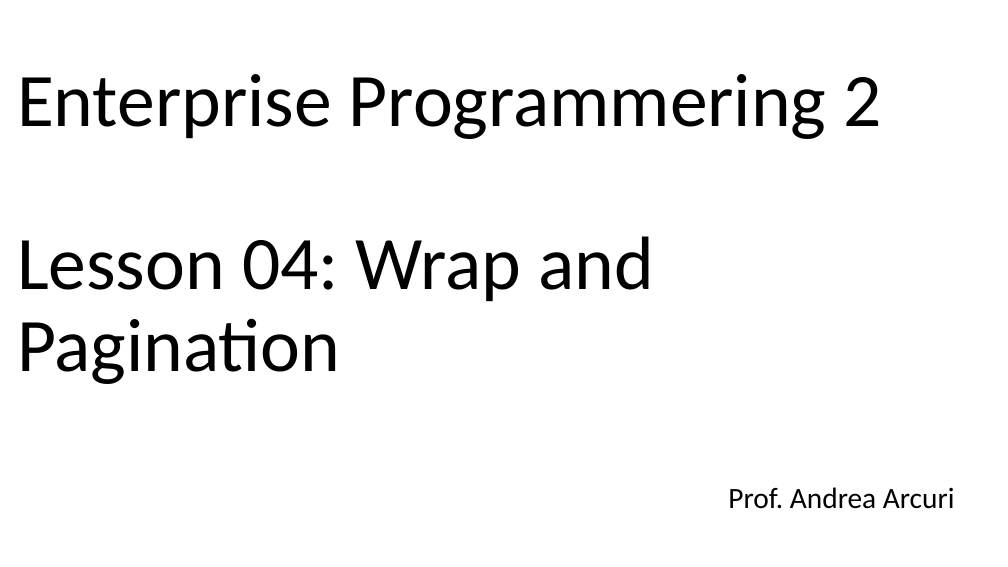
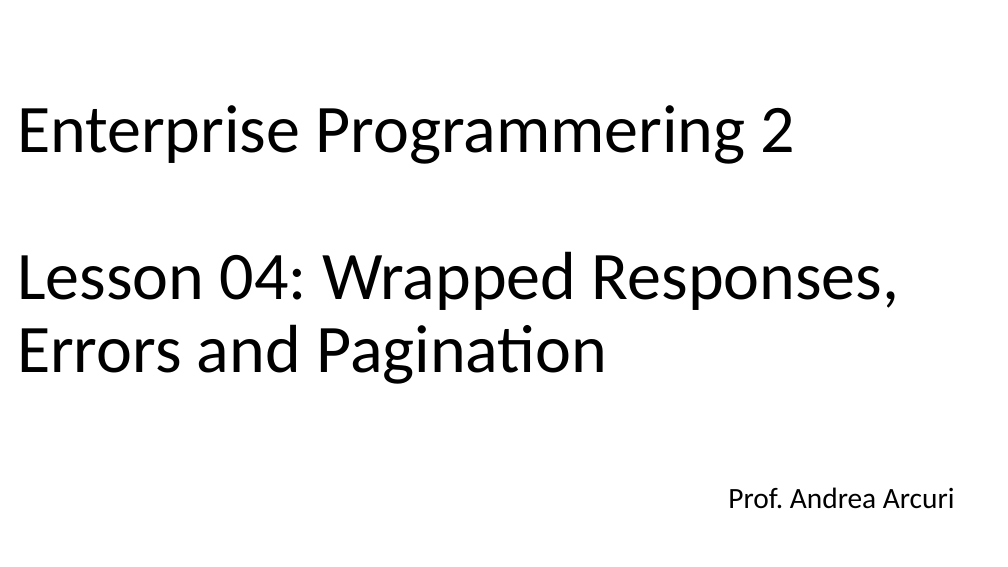
Before and after one commit to arcuri82/testing_security_development_enterprise_systems, a slide deck: slide 1 of doc/advanced/slides/lesson_04.pptx. Drawn at 1008x567 pixels with LibreOffice and Linux fonts; fonts in the diff are those of the drawing. Boxes give left, top, right and bottom in pixels: in the first picture for what was removed or moved away, otherwise in the second. Text is boxed around its words. In the diff, an @@ line names an element or a change of style, - is before the commit and + after.

```diff
--- a/doc/advanced/slides/lesson_04.pptx
+++ b/doc/advanced/slides/lesson_04.pptx
@@ title at bbox=[17, 105, 899, 384]: text changed; size 72 to 64.8 pt @@
-Enterprise Programmering 2
-Lesson 04: Wrap and Pagination
+Enterprise Programmering 2
+Lesson 04: Wrapped Responses, Errors and Pagination
```
Also in this commit, not shown: 2 other slides changed, 5 other files.
